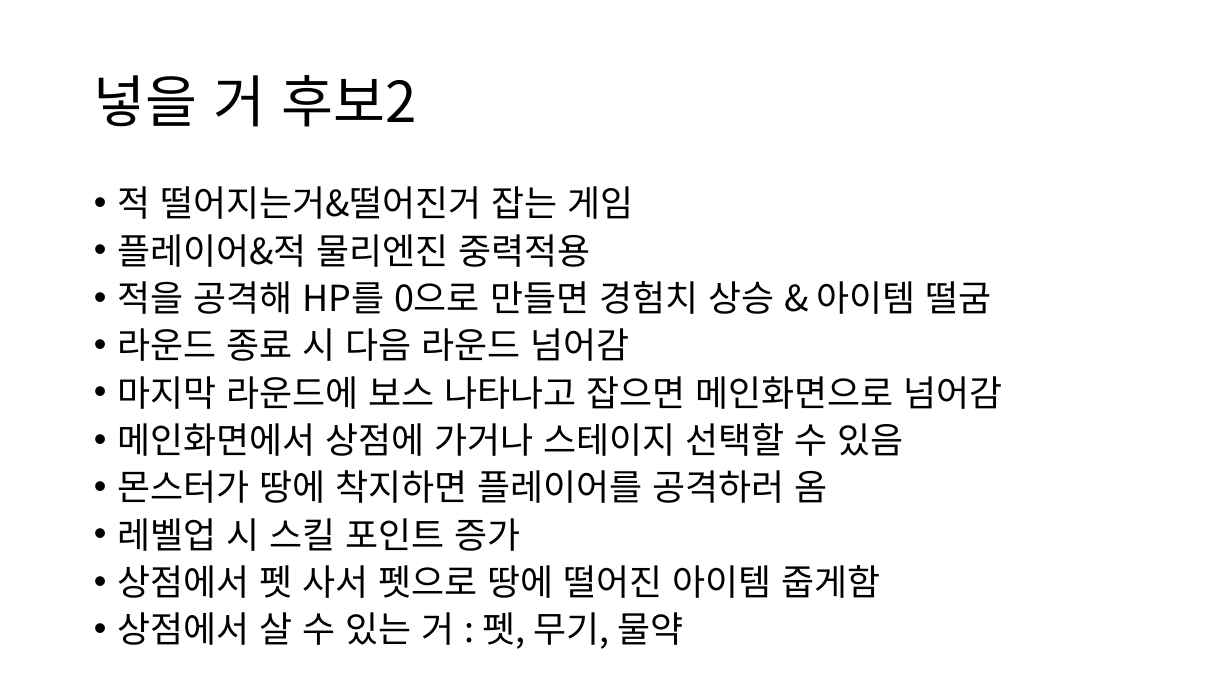
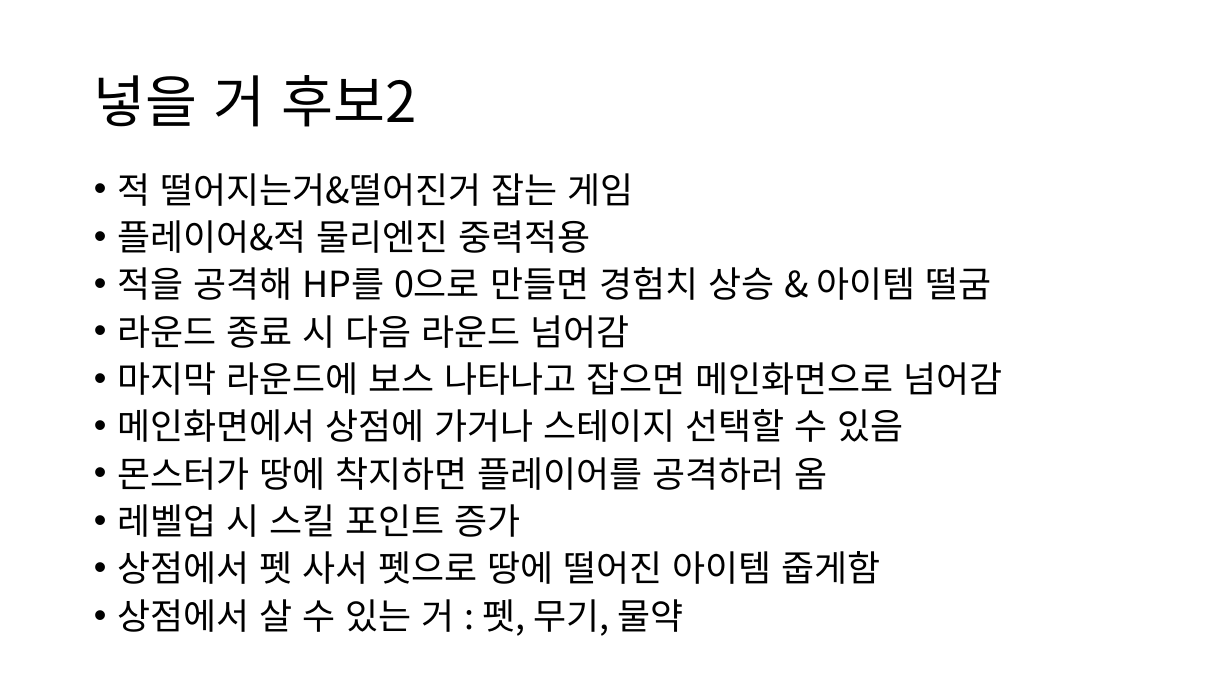
Before and after one commit to zncnf/Cocos2d_Portfolio, a slide deck: slide 3 of 포트폴리오 구상.pptx. Drawn at 1232x693 pixels with LibreOffice and Linux fonts; fonts in the diff are those of the drawing. Boxes give left, top, right and bottom in pixels: in the first picture for what was removed or moved away, otherwise in the second. Text is boxed around its words. In the diff, an @@ line names an element or a change of style, - is before the commit and + after.

```diff
--- a/포트폴리오 구상.pptx
+++ b/포트폴리오 구상.pptx
@@ text "적 떨어지는거&떨어진거 잡는 게임": place and size @@
-text "적 떨어지는거&떨어진거 잡는 게임" at bbox=[117, 186, 1002, 649]
+text "적 떨어지는거&떨어진거 잡는 게임" at bbox=[117, 173, 1002, 636]
```
Also in this commit, not shown: 1 other slide changed, 2 slides added.
